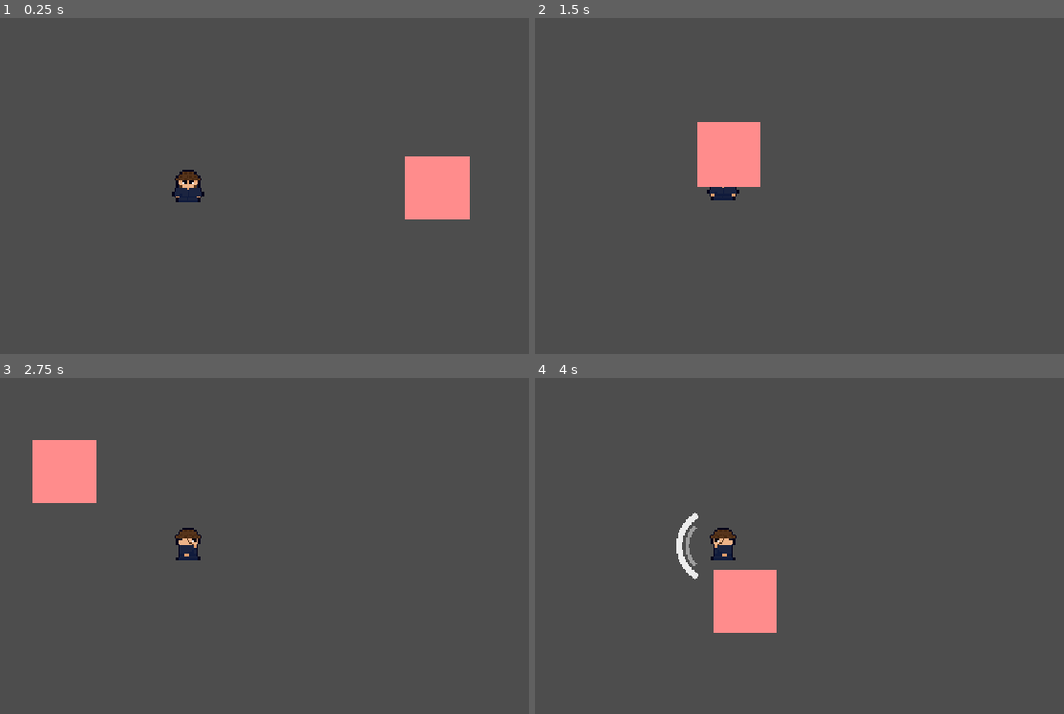
Above: before the commit, frames 1-4 (two rows, left to right).
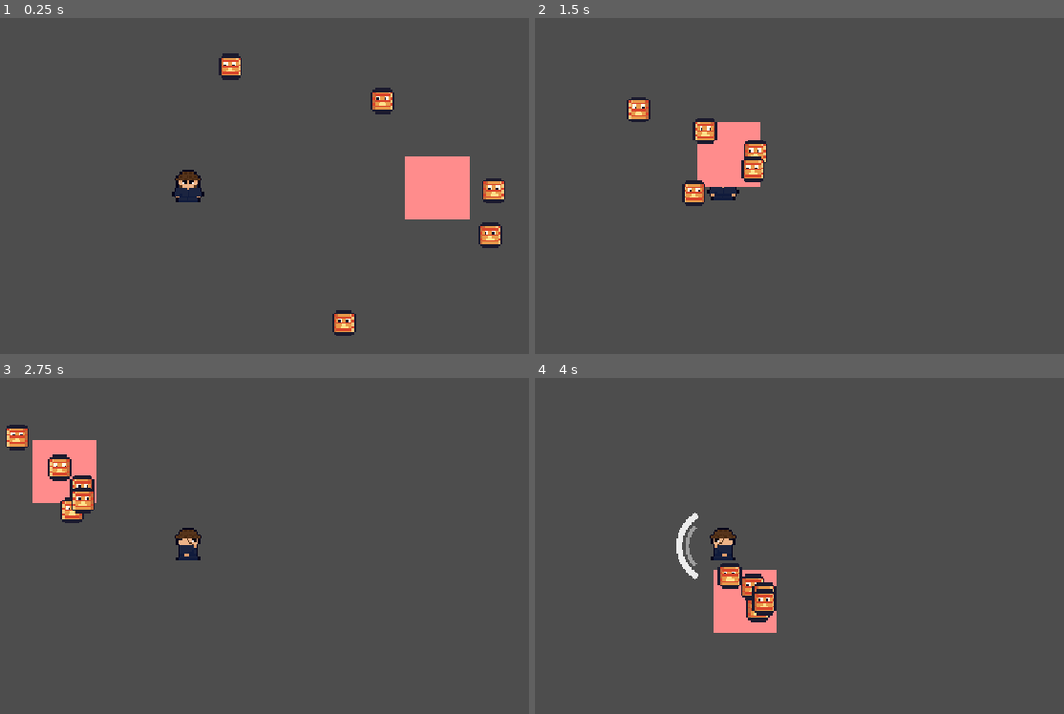
Above: after the commit, the same moments.

Repository: dotrashtrash-png/kintsugi
Game: Godot game, scene res://escenas/pruebas/villa/pruebaTengu.tscn
Two runs of this game, one before a commit and one after it. Both use one fixed random seed, a clock stepped at 60 frames per second and the inputs below. This scene is started directly instead of the project's main scene.
Inputs (mouse positions are in pixels of both pictures, inside the frame that each line leads up to):
- Up to frame 1 (0.25 s): no input
- Up to frame 2 (1.5 s): tap Enter (ui_accept) at 0.5, 0.77 s; move the mouse to (889, 165) at 0.52 s; hold D (derecha) 0.53-1.28 s; click (889, 165) at 0.67 s; move the mouse to (572, 206) at 1.27 s; hold S (abajo) from 1.28 s (still down)
- Up to frame 3 (2.75 s): tap Enter (ui_accept) at 1.52 s; move the mouse to (264, 451) at 2.02 s; release S (abajo) at 2.03 s; hold D (derecha) from 2.03 s (still down)
- Up to frame 4 (4 s): move the mouse to (683, 633) at 2.77 s; release D (derecha) at 2.78 s; hold W (arriba) 2.78-3.53 s; click (683, 633) at 2.92 s; tap Enter (ui_accept) at 3.02, 3.77 s; move the mouse to (952, 609) at 3.52 s; hold A (izquierda) from 3.53 s (still down)

The runs differ from the first frame. In frame 1, 1.6% of the frame differs, in the area x 41-96%, y 10-95%; in frame 2, 1.5%; in frame 3, 1.3%; in frame 4, 1.1%.

Commit message:
Creacion de Cuervo(enemigo)

Diff:
--- /dev/null
+++ b/escenas/enemigos/Cuervo.gd
@@ -0,0 +1,14 @@
+extends Yokai
+# Cuervo tengu: rapido, con poca vida, llega volando en curva.
+var giro := 0.0
+
+func _ready() -> void:
+	super() # corre el ready del molde (grupo "enemigos" y buscar al heroe)
+	add_to_group("cuervos")
+	giro = randf_range(-1.2, 1.2) # cada cuervo sale con una curva distinta
+
+func mover(delta: float) -> void:
+	var dir := global_position.direction_to(heroe.global_position).rotated(giro)
+	giro = move_toward(giro, 0.0, 0.8 * delta) # la curva se va enderezando
+	velocity = dir * velocidad
+	move_and_slide()
--- /dev/null
+++ b/escenas/enemigos/Cuervo.tscn
@@ -0,0 +1,30 @@
+[gd_scene format=3 uid="uid://bsr1jcdjuap3h"]
+
+[ext_resource type="Script" uid="uid://cy73o1gwsxq28" path="res://escenas/enemigos/Cuervo.gd" id="1_5uril"]
+[ext_resource type="PackedScene" uid="uid://66bclt7nfesy" path="res://escenas/jugador/golpe.tscn" id="1_qb0eh"]
+
+[sub_resource type="RectangleShape2D" id="RectangleShape2D_4cyrx"]
+size = Vector2(10, 8)
+
+[node name="Cuervo" type="CharacterBody2D" unique_id=470651359]
+collision_layer = 2
+collision_mask = 0
+script = ExtResource("1_5uril")
+velocidad = 95.0
+vida = 5
+dano = 3
+probabilidad_material = 0.0
+fps = 6.0
+
+[node name="Golpe" parent="." unique_id=1831681398 instance=ExtResource("1_qb0eh")]
+empuje = 0.0
+
+[node name="ColorRect" type="ColorRect" parent="." unique_id=1676617996]
+offset_left = -5.0
+offset_top = -4.0
+offset_right = 5.0
+offset_bottom = 4.0
+color = Color(0.55, 0.55, 0.7, 1)
+
+[node name="CollisionShape2D" type="CollisionShape2D" parent="." unique_id=940183086]
+shape = SubResource("RectangleShape2D_4cyrx")
--- a/escenas/enemigos/Tengu.tscn
+++ b/escenas/enemigos/Tengu.tscn
@@ -15,7 +15,6 @@
 empuje = 0.0
 
 [node name="ColorRect" type="ColorRect" parent="." unique_id=1255506056]
-custom_maximum_size = Vector2(32, 32)
 offset_left = -16.0
 offset_top = -16.0
 offset_right = 16.0
--- /dev/null
+++ b/escenas/pruebas/villa/pruebaCuervo.tscn
@@ -0,0 +1,27 @@
+[gd_scene format=3 uid="uid://cn5mxkoqogcf4"]
+
+[ext_resource type="PackedScene" uid="uid://d05nvof33o5rk" path="res://escenas/jugador/Heroe.tscn" id="1_h0u5o"]
+[ext_resource type="PackedScene" uid="uid://bsr1jcdjuap3h" path="res://escenas/enemigos/Cuervo.tscn" id="2_3f8vx"]
+
+[node name="Node2D" type="Node2D" unique_id=500441748]
+
+[node name="Heroe" parent="." unique_id=1937584079 instance=ExtResource("1_h0u5o")]
+position = Vector2(193, 111)
+
+[node name="Cuervo" parent="." unique_id=470651359 instance=ExtResource("2_3f8vx")]
+position = Vector2(99, 181)
+
+[node name="Cuervo2" parent="." unique_id=586372421 instance=ExtResource("2_3f8vx")]
+position = Vector2(192, 17)
+
+[node name="Cuervo3" parent="." unique_id=1418171777 instance=ExtResource("2_3f8vx")]
+position = Vector2(300, 176)
+
+[node name="Cuervo4" parent="." unique_id=1833242465 instance=ExtResource("2_3f8vx")]
+position = Vector2(195, 206)
+
+[node name="Cuervo5" parent="." unique_id=1560520949 instance=ExtResource("2_3f8vx")]
+position = Vector2(83, 65)
+
+[node name="Cuervo6" parent="." unique_id=74970005 instance=ExtResource("2_3f8vx")]
+position = Vector2(301, 52)
--- a/escenas/pruebas/villa/pruebaTengu.tscn
+++ b/escenas/pruebas/villa/pruebaTengu.tscn
@@ -2,6 +2,7 @@
 
 [ext_resource type="PackedScene" uid="uid://d05nvof33o5rk" path="res://escenas/jugador/Heroe.tscn" id="1_l0rxc"]
 [ext_resource type="PackedScene" uid="uid://bdtn7iwpsb18l" path="res://escenas/enemigos/Tengu.tscn" id="2_1m3ir"]
+[ext_resource type="PackedScene" uid="uid://w5jjfmrpxs4f" path="res://escenas/enemigos/Chochin.tscn" id="3_1m3ir"]
 
 [node name="PruebaTengu" type="Node2D" unique_id=1397439202]
 
@@ -10,5 +11,19 @@
 
 [node name="Tengu" parent="." unique_id=1488608542 instance=ExtResource("2_1m3ir")]
 position = Vector2(325, 112)
-collision_mask = 0
 vida = 40
+
+[node name="Chochin" parent="." unique_id=6559204 instance=ExtResource("3_1m3ir")]
+position = Vector2(216, 40)
+
+[node name="Chochin2" parent="." unique_id=1323690064 instance=ExtResource("3_1m3ir")]
+position = Vector2(278, 187)
+
+[node name="Chochin3" parent="." unique_id=88230245 instance=ExtResource("3_1m3ir")]
+position = Vector2(299, 63)
+
+[node name="Chochin4" parent="." unique_id=515046904 instance=ExtResource("3_1m3ir")]
+position = Vector2(356, 113)
+
+[node name="Chochin5" parent="." unique_id=1459473201 instance=ExtResource("3_1m3ir")]
+position = Vector2(354, 137)
Not shown, added: escenas/enemigos/Cuervo.gd.uid
